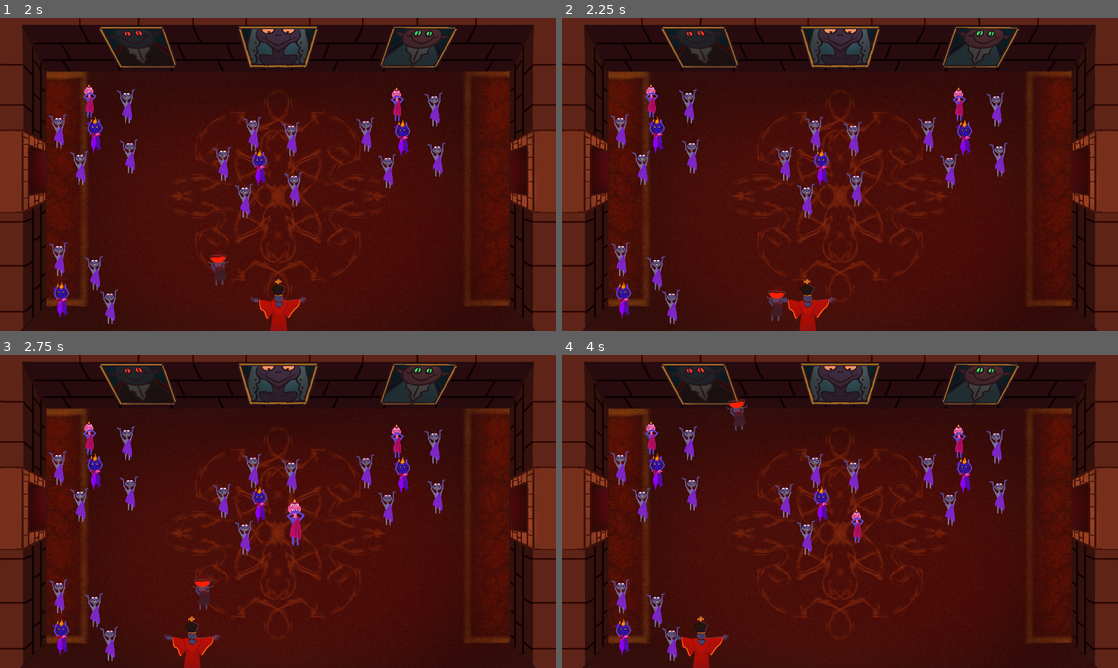
Above: before the commit, frames 1-4 (two rows, left to right).
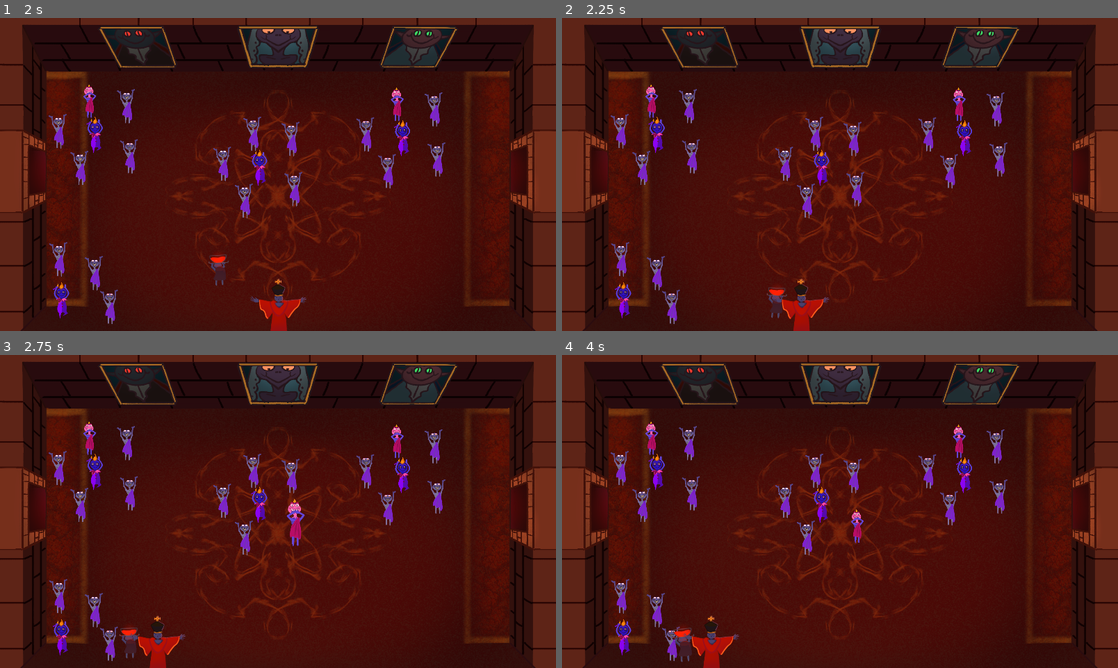
Above: after the commit, the same moments.

Repository: QuantumForgeGames/lest-ye-falter
Game: Godot game, scene res://scenes/levels/level1.tscn
Same seed, same stepped clock (60 frames per second), same inputs: the game is played once before the commit and once after it.
Inputs (mouse positions are in pixels of both pictures, inside the frame that each line leads up to):
- Up to frame 1 (2 s): move the mouse to (250, 237) at 0.52 s; hold W (move_up) from 0.53 s (still down); tap Shift (random_kick) at 0.6 s; move the mouse to (444, 221) at 1.27 s; tap O (serve_punch) at 1.35 s
- Up to frame 2 (2.25 s): move the mouse to (673, 127) at 2.02 s; release W (move_up) at 2.03 s; hold A (move_left) from 2.03 s (still down); tap Shift (random_kick) at 2.1 s
- Up to frame 3 (2.75 s): keep holding A (move_left)
- Up to frame 4 (4 s): move the mouse to (867, 511) at 2.77 s; tap O (serve_punch) at 2.85 s; move the mouse to (756, 433) at 3.52 s; release A (move_left) at 3.53 s; hold S (move_down) from 3.53 s (still down); tap Shift (random_kick) at 3.6 s

Frame 1 is identical in both runs. In frame 2, 0.6% of the frame differs, in the area x 36-50%, y 83-100%; in frame 3, 1.5%, in the area x 21-40%, y 71-100%; in frame 4, 1.1%.
Error after the commit: Invalid call. Nonexistent function 'set_max_hits' in base 'CharacterBody2D (Ball)'. (res://scripts/system/game_manager.gd:29)

Commit message:
seems to fix the issue with the ball stuttering the paddle

Diff:
--- a/scenes/entities/paddle.tscn
+++ b/scenes/entities/paddle.tscn
@@ -1,10 +1,14 @@
-[gd_scene load_steps=5 format=3 uid="uid://cmif6nw1snsxa"]
+[gd_scene load_steps=6 format=3 uid="uid://cmif6nw1snsxa"]
 
 [ext_resource type="Script" path="res://scripts/entities/paddle.gd" id="1_bel6m"]
-[ext_resource type="Texture2D" uid="uid://bf4yo6t2v66d3" path="res://assets/art/cultist/Leader.png" id="2_bnyew"]
+[ext_resource type="Texture2D" uid="uid://b2ua2en3qbtig" path="res://assets/art/cultist/Leader.png" id="2_bnyew"]
 
 [sub_resource type="RectangleShape2D" id="RectangleShape2D_3e2np"]
-size = Vector2(160, 80)
+size = Vector2(123, 104)
+
+[sub_resource type="CapsuleShape2D" id="CapsuleShape2D_ije1n"]
+radius = 16.0
+height = 196.0
 
 [sub_resource type="RectangleShape2D" id="RectangleShape2D_xi7lx"]
 size = Vector2(178, 68)
@@ -17,15 +21,20 @@
 texture = ExtResource("2_bnyew")
 
 [node name="Collision" type="CollisionShape2D" parent="."]
-position = Vector2(0, 30)
+position = Vector2(2.5, 43)
 shape = SubResource("RectangleShape2D_3e2np")
+
+[node name="Collision2" type="CollisionShape2D" parent="."]
+position = Vector2(0, -25)
+rotation = 1.5708
+shape = SubResource("CapsuleShape2D_ije1n")
 
 [node name="CaptureArea" type="Area2D" parent="."]
 collision_layer = 4
 collision_mask = 4
 
 [node name="CollisionShape2D" type="CollisionShape2D" parent="CaptureArea"]
-position = Vector2(0, -34)
+position = Vector2(4, -53)
 shape = SubResource("RectangleShape2D_xi7lx")
 
 [connection signal="body_entered" from="CaptureArea" to="." method="_on_capture_area_body_entered"]
--- a/scripts/entities/ball.gd
+++ b/scripts/entities/ball.gd
@@ -41,13 +41,7 @@
 		trajectory.x *= sign(velocity.x)
 		velocity = trajectory * velocity.length() + collider.velocity
 		velocity = velocity.normalized() * clampf(MIN_SPEED, MAX_SPEED, velocity.length())
-	else:
-		var dir := int(signf(velocity.y))
-		if abs(velocity.y) < 0.1:
-			match dir:
-				0, 1: velocity.y += 0.1
-				-1: velocity.y -= 0.1
-			velocity.normalized()
+		collider.shift_paddle(signf(collision_.get_normal().x) *-5.)
 
 	$HitHandlerSystem.on_collision(collider)
 
@@ -66,13 +60,5 @@
 	tween.tween_property(self, "scale", Vector2(1., 1.), 0.25)
 
 	match int(signf(velocity.x)):
-		0, 1:
-			print("right")
-			velocity = velocity.orthogonal()
-		-1:
-			print("left")
-			velocity = velocity.orthogonal() * -1
-
-func set_max_hits(val: int):
-	$HitHandlerSystem/OnInput.MAX_HIT_COUNT = val
-	$HitHandlerSystem/OnInput.hits_remaining = val
+		0, 1: velocity = velocity.orthogonal()
+		-1: velocity = velocity.orthogonal() * -1
--- a/scripts/entities/paddle.gd
+++ b/scripts/entities/paddle.gd
@@ -3,14 +3,20 @@
 extends CharacterBody2D
 
 
+@export var speed = 700
+@export var camera: Camera2D # Camera used to determine the bounds of movement
+
 var direction = Vector2.ZERO
 var camera_rect: Rect2
 var half_paddle_width: float
+var half_arm_width :float
+var paddle_start_y :float
 
-@export var speed = 700
-@export var camera: Camera2D # Camera used to determine the bounds of movement
+var camera_start_x :float
+var camera_end_x :float
 
 @onready var _Collision: CollisionShape2D = $Collision
+@onready var _Collision2: CollisionShape2D = $Collision2
 
 
 func _ready () -> void:
@@ -20,28 +26,41 @@
 	camera_rect = camera.get_viewport_rect()
 	# Calculate half the width of the paddle for boundary checks
 	half_paddle_width = _Collision.shape.get_rect().size.x / 2 * scale.x
+	half_arm_width = _Collision2.shape.get_height() / 2 * scale.x
+	print(half_arm_width)
+
+	# Calculate the left and right bounds of the camera view
+	camera_start_x = camera.position.x - camera_rect.size.x / 2
+	camera_end_x = camera_start_x + camera_rect.size.x
+	paddle_start_y = global_position.y
 
 
 func _process (_delta :float) -> void:
 	_get_input()
 
-	# Calculate the left and right bounds of the camera view
-	var camera_start_x = camera.position.x - camera_rect.size.x / 2
-	var camera_end_x = camera_start_x + camera_rect.size.x
-
 	# Prevent the paddle from moving outside the camera bounds
-	if global_position.x - half_paddle_width < camera_start_x:
-		global_position.x = camera_start_x + half_paddle_width
-	elif global_position.x + half_paddle_width > camera_end_x:
-		global_position.x = camera_end_x - half_paddle_width
+	if global_position.x - half_arm_width < camera_start_x:
+		global_position.x = camera_start_x + half_arm_width
+	elif global_position.x + half_arm_width > camera_end_x:
+		global_position.x = camera_end_x - half_arm_width
 
 	# Update the paddle's velocity based on the current direction
 	velocity = speed * direction
 	move_and_slide()
+	global_position.y = paddle_start_y
+
+
+func shift_paddle (direction :float) -> void:
+	if not (
+		(global_position.x - half_arm_width) < camera_start_x + (17* half_arm_width)
+		and
+		(global_position.x + half_arm_width) > camera_end_x - (17* half_arm_width)
+	): global_position.x += direction
 
 
 func _get_input () -> void:
 	direction = Input.get_axis("move_left", "move_right") * Vector2(1, 0)
+
 
 func _on_capture_area_body_entered(body: Node2D) -> void:
 	if process_mode != Node.PROCESS_MODE_DISABLED: # if mini game is not already active
@@ -50,6 +69,7 @@
 		body.on_captured()
 		EventManager.cultist_captured.emit(body)
 
+
 func _on_minigame_ended(_cultist: Cultist) -> void:
 	set_deferred("process_mode", Node.PROCESS_MODE_ALWAYS)
 	$CaptureArea.set_deferred("monitoring", true)
Not shown: 1 places in scenes/entities/ball.tscn that only renumber resources
Not shown: 1 places in scenes/levels/level1.tscn that only renumber resources
